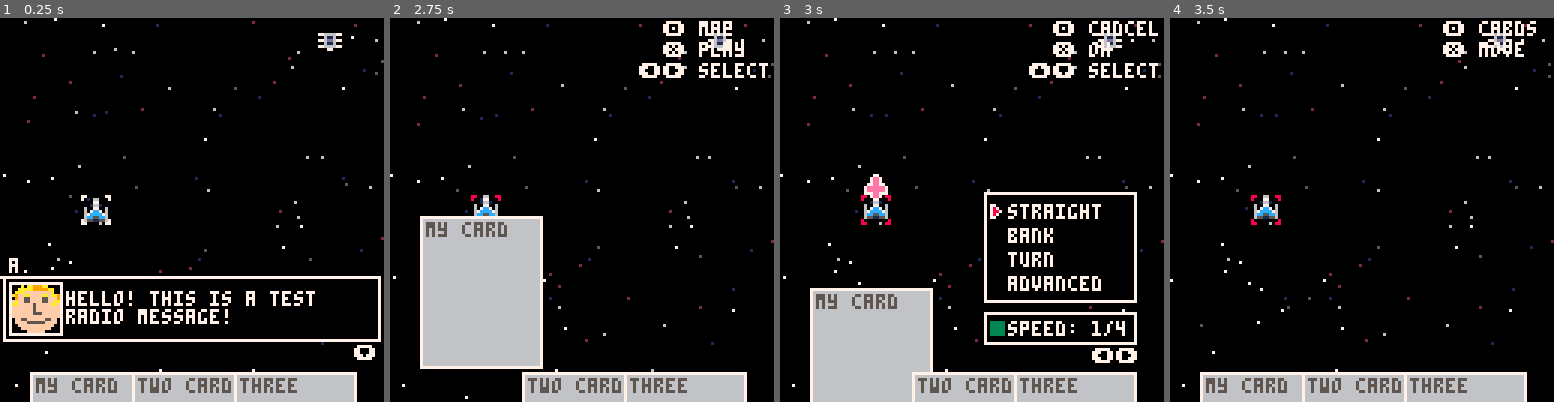
Above: before the commit, frames 1-4 (left to right).
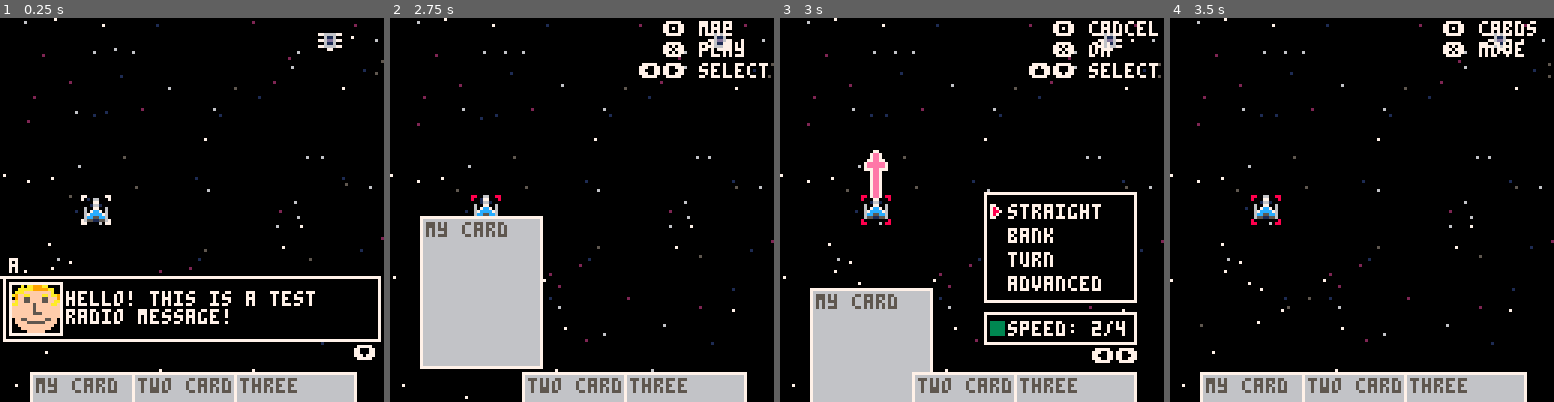
Above: after the commit, the same moments.

Repository: karjona/ondatra
Game: PICO-8 cartridge ondatra.p8
Two runs of this game, one before a commit and one after it. Both use one fixed random seed, a clock stepped at 60 frames per second and the inputs below.
Inputs:
- Up to frame 1 (0.25 s): no input
- Up to frame 2 (2.75 s): tap X (X key) at 0.33, 1.07, 1.85 s; tap O (Z key) at 0.7, 1.7, 2.1, 2.5 s; hold Right 1.6-2.1 s; hold Up 2.15-2.42 s; hold Right from 2.47 s (still down)
- Up to frame 3 (3 s): keep holding Right; tap O (Z key) at 2.9 s; tap X (X key) at 2.97 s
- Up to frame 4 (3.5 s): release Right at 3.03 s; hold Left from 3.08 s (still down); tap O (Z key) at 3.3 s

Frames 1-2 are identical in both runs. In frame 3, 0.4% of the frame differs, in the area x 21-84%, y 34-83%; in frame 4, nothing differs.

Commit message:
Refactor menus, button interaction and selection

Diff:
--- a/ondatra.p8
+++ b/ondatra.p8
@@ -23,6 +23,8 @@
 #include src/utilities/moves.lua
 #include src/utilities/rectfillout.lua
 #include src/utilities/shots.lua
+#include src/utilities/menus.lua
+#include src/utilities/buttons.lua
 
 -- entities
 #include src/entities/ship.lua
--- a/src/entities/ship.lua
+++ b/src/entities/ship.lua
@@ -1,7 +1,8 @@
 function create_ship(owner, model)
   local x = 0
   local y = 0
-  local selected = false
+  local initiative = 40
+  local has_moved = false
 
   if owner == nil then
     owner = "player"
@@ -11,21 +12,22 @@
     model = "fighter"
     x = 32
     y = 64
-    selected = true
+    initiative = 20
   end
 
   if model == "creature" then
     x = rnd(128) + 8
     y = rnd(20) + 8
+    has_moved = true
   end
 
   local myship = {
     owner = owner,
     type = "ship",
     model = model,
-    selected = selected,
+    initiative = initiative,
     shot_target = false,
-    has_moved = false,
+    has_moved = has_moved,
     has_shot = false,
     x = x,
     y = y,
@@ -101,3 +103,24 @@
 
   spr(sprite, x - 4, y - 10)
 end
+
+function select_ship()
+  local highest_initiative = 0
+  for entity in all(entities) do
+    if battle_phase == "movement" then
+      if entity.type == "ship" and entity.has_moved == false then
+        if entity.initiative > highest_initiative then
+          highest_initiative = entity.initiative
+          selected_ship = entity
+        end
+      end
+    elseif battle_phase == "shoot" then
+      if entity.type == "ship" and entity.has_shot == false then
+        if entity.initiative > highest_initiative then
+          highest_initiative = entity.initiative
+          selected_ship = entity
+        end
+      end
+    end
+  end
+end
--- a/src/main.lua
+++ b/src/main.lua
@@ -26,9 +26,10 @@
 
   cards = {}
   viewing_cards = false
+  selected_card = 1
 
-  battle_phase = "movement"
-  selecting_move = false
+  selected_ship = nil
+  selecting_move = nil
   selected_move_option = 1
   selecting_move_menu_active = false
   confirming_move = false
--- a/src/scenes/battle.lua
+++ b/src/scenes/battle.lua
@@ -1,278 +1,98 @@
 function upd_battle()
-  if selected_card == nil then
-    selected_card = 1
-  end
+  -- update ship and game states
 
+  -- we set the default battle phase to shoot
+  -- if there's a ship yet to move, we set it to movement later
   battle_phase = "shoot"
+
+  local ship_moved = false
   for entity in all(entities) do
-    if entity.type == "ship" and entity.owner == "player" then
+    -- animate ship movement
+    if entity.type == "ship" then
+      if animate_ship(entity) then
+        ship_moved = true
+      end
+
+      -- determine if we are on the movement phase
       if entity.has_moved == false then
         battle_phase = "movement"
-        break
       end
-    end
 
-    if entity.type == "ship" and entity.owner != "player" then
-      local x1, y1, x2, y2 = calc_range_vertices(entities[1])
-      if is_enemy_in_range(entity.x, entity.y, entities[1].x, entities[1].y, x1, y1, x2, y2) then
-        entity.shot_target = true
-      end
-    end
-  end
-
-  if #radio > 0 then
-    if btnp(❎) or btnp(🅾️) or btnp(⬇️) then
-      sfx(0)
-      deli(radio, 1)
-      return
-    end
-  else
-    if not moving_ships then
-      -- no radio messages in queue
-      if viewing_cards == false then
-        -- map view
-        if btnp(🅾️) and selecting_move == false then
-          sfx(0)
-          viewing_cards = true
-          return
-        end
-        if btnp(❎) and selecting_move == false then
-          for entity in all(entities) do
-            if entity.selected then
-              if entity.type == "ship" then
-                sfx(0)
-                selecting_move = entity
-                selecting_move_menu_active = true
-                return
-              end
-            end
-          end
-        end
-        -- select move menu
-        if btnp(🅾️) and selecting_move_menu_active then
-          sfx(0)
-          selecting_move = false
-          selecting_move_menu_active = false
-          selected_move_option = 1
-          move_speed = 1
-          return
-        end
-        if btnp(⬇️) and selecting_move_menu_active then
-          sfx(0)
-          if selected_move_option < 4 then
-            selected_move_option += 1
-            return
-          else
-            selected_move_option = 1
-            return
-          end
-        end
-        if btnp(⬆️) and selecting_move_menu_active then
-          sfx(0)
-          if selected_move_option > 1 then
-            selected_move_option -= 1
-            return
-          else
-            selected_move_option = 4
-            return
-          end
-        end
-        if btnp(➡️) and selecting_move_menu_active then
-          sfx(0)
-          if move_speed >= selecting_move.max_speed then
-            move_speed = 1
-            return
-          else
-            move_speed += 1
-            return
-          end
-        end
-        if btnp(⬅️) and selecting_move_menu_active then
-          sfx(0)
-          if move_speed <= 1 then
-            move_speed = selecting_move.max_speed
-            return
-          else
-            move_speed -= 1
-            return
-          end
-        end
-        if btnp(❎) and selecting_move_menu_active then
-          if move_table[selected_move_option] == "straight" then
-            -- straight: show confirm move
-            sfx(0)
-            confirming_move = true
-            selecting_move_menu_active = false
-            return
-          elseif move_table[selected_move_option] == "bank"
-              or move_table[selected_move_option] == "turn" then
-            sfx(0)
-            confirming_orientation = true
-            move_orientation = 1
-            selecting_move_menu_active = false
-            return
-          elseif move_table[selected_move_option] == "advanced" then
-            sfx(0)
-          end
-        end
-
-        -- confirm move orientation
-        if btnp(❎) and confirming_orientation then
-          sfx(0)
-          confirming_orientation = false
-          confirming_move = true
-          return
-        end
-        if btnp(🅾️) and confirming_orientation then
-          sfx(0)
-          selecting_move_menu_active = true
-          confirming_orientation = false
-          return
-        end
-        if (btnp(⬆️) or btnp(⬇️)) and confirming_orientation then
-          sfx(0)
-          if move_orientation == 1 then
-            move_orientation = 2
-            return
-          else
-            move_orientation = 1
-            return
-          end
-        end
-
-        -- confirm move dialog
-        if btnp(❎) and confirming_move then
-          sfx(0)
-          if selected_move_confirm_option == 1 then
-            -- select ok in confirm mode menu
-            move_ship(selecting_move)
-            return
-          else
-            -- selected cancel in confirm move menu
-            confirming_move = false
-            selecting_move_menu_active = true
-            selected_move_confirm_option = 1
-          end
-        end
-        if btnp(🅾️) and confirming_move then
-          sfx(0)
-          selecting_move_menu_active = true
-          confirming_move = false
-          selected_move_confirm_option = 1
-          return
-        end
-        if btnp(⬇️) and confirming_move then
-          sfx(0)
-          if selected_move_confirm_option < 2 then
-            selected_move_confirm_option += 1
-            return
-          else
-            selected_move_confirm_option = 1
-            return
-          end
-        end
-        if btnp(⬆️) and confirming_move then
-          sfx(0)
-          if selected_move_confirm_option > 1 then
-            selected_move_confirm_option -= 1
-            return
-          else
-            selected_move_confirm_option = 2
-            return
-          end
-        end
-      else
-        -- card screen
-        if btnp(🅾️) then
-          sfx(0)
-          viewing_cards = false
-          return
-        end
-
-        if btnp(⬅️) then
-          sfx(0)
-          if selected_card > 1 then
-            selected_card = selected_card - 1
-            return
-          else
-            selected_card = #cards
-            return
-          end
-        end
-
-        if btnp(➡️) then
-          sfx(0)
-          if selected_card < #cards then
-            selected_card = selected_card + 1
-            return
-          else
-            selected_card = 1
-            return
+      if battle_phase == "shoot" then
+        if entity.owner != "player" then
+          local x1, y1, x2, y2 = calc_range_vertices(entities[1])
+          if is_enemy_in_range(entity.x, entity.y, entities[1].x, entities[1].y, x1, y1, x2, y2) then
+            entity.shot_target = true
           end
         end
       end
     end
   end
+  if ship_moved then moving_ships = true else moving_ships = false end
+
+  -- select the active ship
+  select_ship()
+
+  -- interaction
+
+  if not moving_ships then
+    if btnp(❎) then
+      battle_button_x()
+    end
+
+    if btnp(🅾️) then
+      battle_button_o()
+    end
+
+    if btnp(⬆️) then
+      battle_button_up()
+    end
+
+    if btnp(⬇️) then
+      battle_button_down()
+    end
+
+    if btnp(⬅️) then
+      battle_button_left()
+    end
+
+    if btnp(➡️) then
+      battle_button_right()
+    end
+  end
 end
 
 function drw_battle()
-  local ship_moved = false
-  local selected_ship = nil
   draw_bg(level)
 
-  -- draw and animate ships
+  -- draw ships
   for entity in all(entities) do
     if entity.type == "ship" then
       draw_ship(entity)
-      if entity.selected and not moving_ships then
-        draw_selsquare(entity)
-        selected_ship = entity
-      end
       if entity.shot_target and not moving_ships then
         draw_shottarget(entity)
       end
-      if moving_ships and entity.dx != 0 then
-        ship_moved = true
-        entity.x += entity.dx
-        if entity.x == entity.move_x then
-          entity.dx = 0
-          entity.move_x = nil
-        end
-      end
-      if moving_ships and entity.dy != 0 then
-        ship_moved = true
-        entity.y += entity.dy
-        if entity.y == entity.move_y then
-          entity.dy = 0
-          entity.move_y = nil
-        end
-      end
-      if moving_ships and entity.dangle != 0 then
-        ship_moved = true
-        entity.angle += entity.dangle
-        if entity.angle == entity.move_angle then
-          entity.dangle = 0
-          entity.move_angle = nil
-        end
-      end
     end
   end
+  if selected_ship then draw_selsquare(selected_ship) end
 
   if battle_phase == "shoot" then
     -- draw shoot menu
   end
 
   -- draw move menu
-  if selecting_move then
-    draw_move_menu(selecting_move)
-  end
+  if battle_phase == "movement" then
+    if selecting_move then
+      draw_move_menu(selecting_move)
+    end
 
-  if confirming_orientation then
-    draw_move_orientation_select(selecting_move)
-  end
+    if confirming_orientation then
+      draw_move_orientation_select(selecting_move)
+    end
 
-  if confirming_move then
-    draw_move_confirm()
+    if confirming_move then
+      draw_move_confirm()
+    end
   end
 
   -- draw cards
@@ -337,6 +157,4 @@
       end
     end
   end
-
-  if not ship_moved then moving_ships = false end
 end
--- /dev/null
+++ b/src/utilities/buttons.lua
@@ -0,0 +1,184 @@
+function battle_button_x()
+  if #radio > 0 then
+    del_msg()
+    return
+  end
+
+  if viewing_cards then
+    return
+  end
+
+  if battle_phase == "movement" then
+    -- if all moves menus are closed, open the main move menu
+    if not selecting_move_menu_active
+        and not confirming_orientation
+        and not confirming_move then
+      sfx(0)
+      selecting_move = selected_ship
+      selecting_move_menu_active = true
+      return
+    end
+
+    -- if the main move menu is open, let the user interact with the moves
+    if selecting_move_menu_active then
+      -- open the confirmation or orientation menu depending on the move
+      if move_table[selected_move_option] == "straight" then
+        sfx(0)
+        confirming_move = true
+        selecting_move_menu_active = false
+        return
+      elseif move_table[selected_move_option] == "bank"
+          or move_table[selected_move_option] == "turn" then
+        sfx(0)
+        confirming_orientation = true
+        move_orientation = 1
+        selecting_move_menu_active = false
+        return
+      elseif move_table[selected_move_option] == "advanced" then
+        sfx(0)
+        return
+      end
+    end
+
+    -- if the move orientation menu is open, let the user interact with it
+    if confirming_orientation then
+      sfx(0)
+      confirming_orientation = false
+      confirming_move = true
+      return
+    end
+
+    -- if the move confirmation menu is open, let the user interact with it
+    if confirming_move then
+      sfx(0)
+      if selected_move_confirm_option == 1 then
+        -- select ok in confirm mode menu
+        selecting_move.has_moved = true
+        move_ship()
+        return
+      else
+        -- selected cancel in confirm move menu
+        confirming_move = false
+        selecting_move_menu_active = true
+        selected_move_confirm_option = 1
+        return
+      end
+    end
+  end
+end
+
+function battle_button_o()
+  if #radio > 0 then
+    del_msg()
+    return
+  end
+
+  -- open and close the card viewer when not doing any other actions
+  if not selecting_move then
+    if not viewing_cards then
+      sfx(0)
+      viewing_cards = true
+      return
+    end
+
+    if viewing_cards then
+      sfx(0)
+      viewing_cards = false
+      return
+    end
+  end
+
+  if battle_phase == "movement" then
+    -- if the main move menu is open, close it
+    if selecting_move_menu_active
+        and not confirming_orientation
+        and not confirming_move then
+      sfx(0)
+      selecting_move = nil
+      selecting_move_menu_active = false
+      selected_move_option = 1
+      move_speed = 1
+      return
+    end
+
+    -- if the move orientation menu is open, let the user interact with it
+    if confirming_orientation then
+      sfx(0)
+      selecting_move_menu_active = true
+      confirming_orientation = false
+      return
+    end
+
+    -- if the move confirmation menu is open, let the user interact with it
+    if confirming_move then
+      sfx(0)
+      selecting_move_menu_active = true
+      confirming_move = false
+      selected_move_confirm_option = 1
+      return
+    end
+  end
+end
+
+function battle_button_up()
+  if selecting_move_menu_active then
+    change_move(-1)
+    return
+  end
+
+  if confirming_orientation then
+    change_orientation(-1)
+    return
+  end
+
+  if confirming_move then
+    change_move_confirm(-1)
+    return
+  end
+end
+
+function battle_button_down()
+  if #radio > 0 then
+    del_msg()
+    return
+  end
+
+  if selecting_move_menu_active then
+    change_move(1)
+    return
+  end
+
+  if confirming_orientation then
+    change_orientation(1)
+    return
+  end
+
+  if confirming_move then
+    change_move_confirm(1)
+    return
+  end
+end
+
+function battle_button_left()
+  if selecting_move_menu_active then
+    change_speed(-1)
+    return
+  end
+
+  if viewing_cards then
+    change_card(-1)
+    return
+  end
+end
+
+function battle_button_right()
+  if selecting_move_menu_active then
+    change_speed(1)
+    return
+  end
+
+  if viewing_cards then
+    change_card(1)
+    return
+  end
+end
--- /dev/null
+++ b/src/utilities/menus.lua
@@ -0,0 +1,34 @@
+function change_speed(speed)
+  sfx(0)
+
+  -- speed can be 1 or -1 depending if we pressed the right or left keys
+  -- we have to change it from values 1 to max_speed
+  -- if it's 1 and we have speed -1, we have to change it to max_speed
+  -- if it's max_speed and we have speed 1, we have to change it to 1
+  move_speed = move_speed + speed
+  if move_speed > selecting_move.max_speed then
+    move_speed = 1
+  elseif move_speed < 1 then
+    move_speed = selecting_move.max_speed
+  end
+end
+
+function change_card(direction)
+  sfx(0)
+  selected_card = (selected_card + direction - 1 + #cards) % #cards + 1
+end
+
+function change_move(direction)
+  sfx(0)
+  selected_move_option = (selected_move_option + direction - 1 + #move_table) % #move_table + 1
+end
+
+function change_orientation(direction)
+  sfx(0)
+  move_orientation = (move_orientation + direction - 1 + #orientation_table) % #orientation_table + 1
+end
+
+function change_move_confirm(direction)
+  sfx(0)
+  selected_move_confirm_option = (selected_move_confirm_option + direction - 1 + 2) % 2 + 1
+end
--- a/src/utilities/moves.lua
+++ b/src/utilities/moves.lua
@@ -237,7 +237,7 @@
   -- reset variables
   confirming_move = false
   selecting_move_menu_active = false
-  selecting_move = false
+  selecting_move = nil
   selected_move_confirm_option = 1
   selected_move_option = 1
   move_speed = 1
@@ -246,3 +246,33 @@
   -- set battle state
   moving_ships = true
 end
+
+function animate_ship(ship)
+  local moved = false
+  if moving_ships and ship.dx != 0 then
+    moved = true
+    ship.x += ship.dx
+    if ship.x == ship.move_x then
+      ship.dx = 0
+      ship.move_x = nil
+    end
+  end
+  if moving_ships and ship.dy != 0 then
+    moved = true
+    ship.y += ship.dy
+    if ship.y == ship.move_y then
+      ship.dy = 0
+      ship.move_y = nil
+    end
+  end
+  if moving_ships and ship.dangle != 0 then
+    moved = true
+    ship.angle += ship.dangle
+    if ship.angle == ship.move_angle then
+      ship.dangle = 0
+      ship.move_angle = nil
+    end
+  end
+
+  return moved
+end
--- a/src/utilities/say.lua
+++ b/src/utilities/say.lua
@@ -60,3 +60,8 @@
     end
   end
 end
+
+function del_msg()
+  sfx(0)
+  deli(radio, 1)
+end
